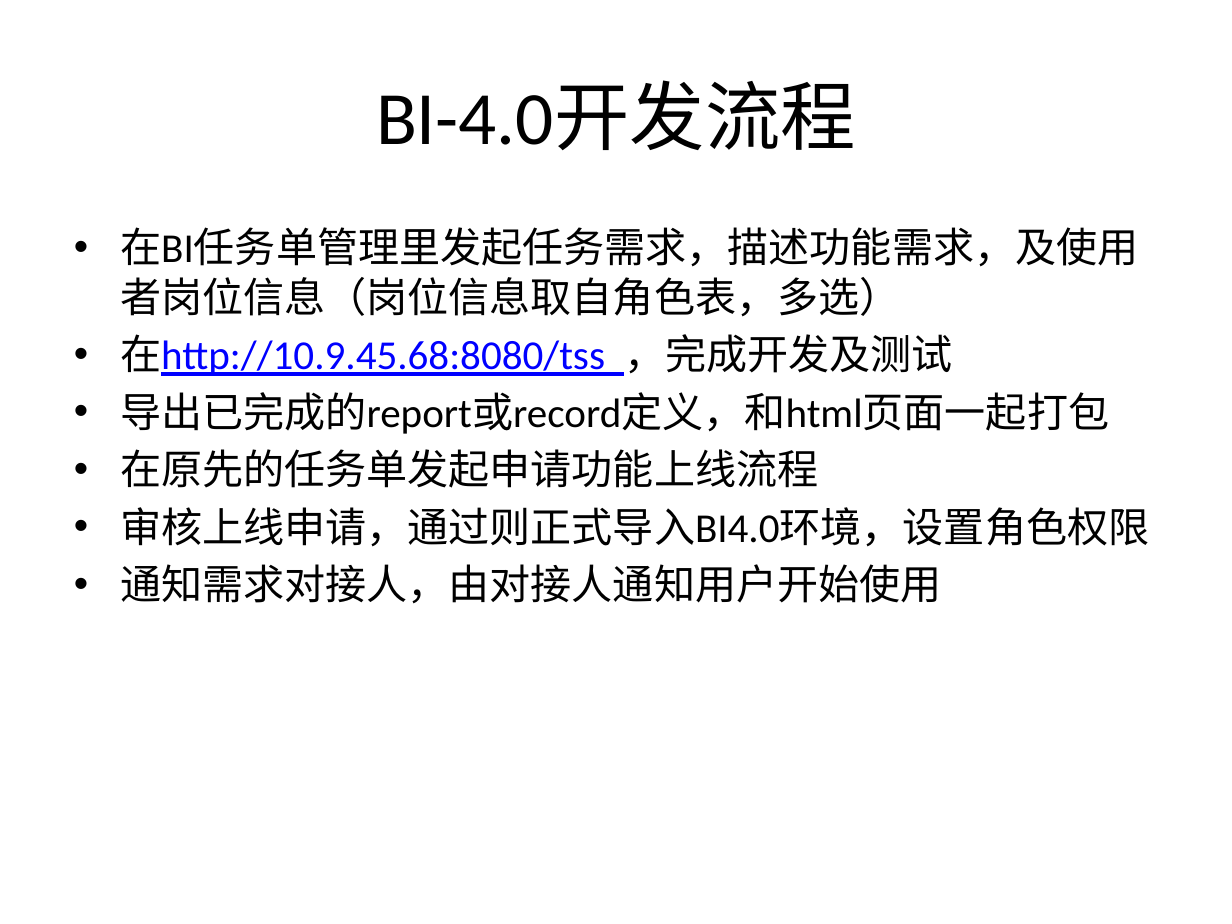
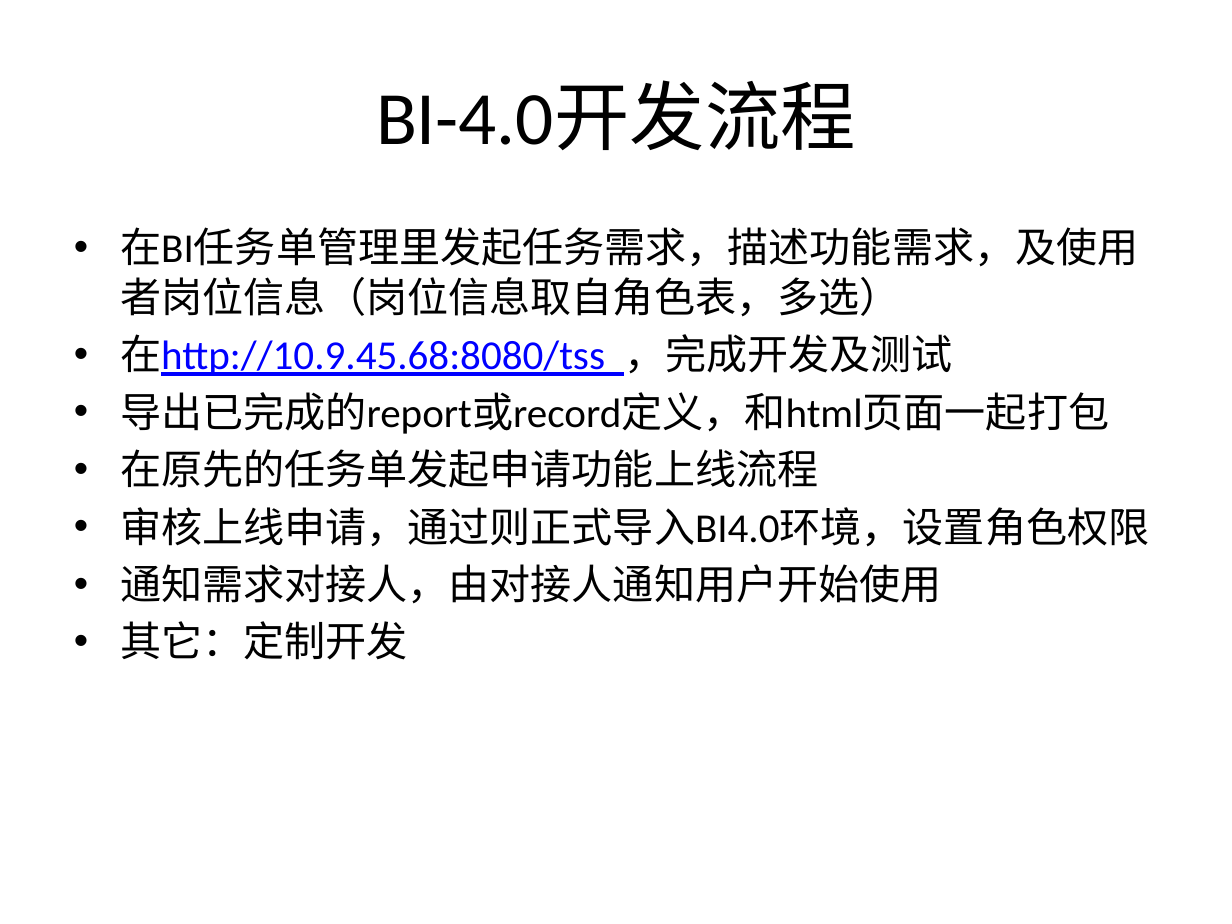
Before and after one commit to boubei-com/boubei-learn, a slide deck: slide 4 of doc/BI-4.0.pptx. Drawn at 1232x924 pixels with LibreOffice and Linux fonts; fonts in the diff are those of the drawing. Boxes give left, top, right and bottom in pixels: in the first picture for what was removed or moved away, otherwise in the second. Text is boxed around its words. In the diff, an @@ line names an element or a change of style, - is before the commit and + after.

```diff
--- a/doc/BI-4.0.pptx
+++ b/doc/BI-4.0.pptx
@@ text at (x1=120, y1=621, x2=407, y2=660): paragraph added @@
+• 其它：定制开发
```
Also in this commit, not shown: 1 other slide changed, 1 slide added, 9 other files.
